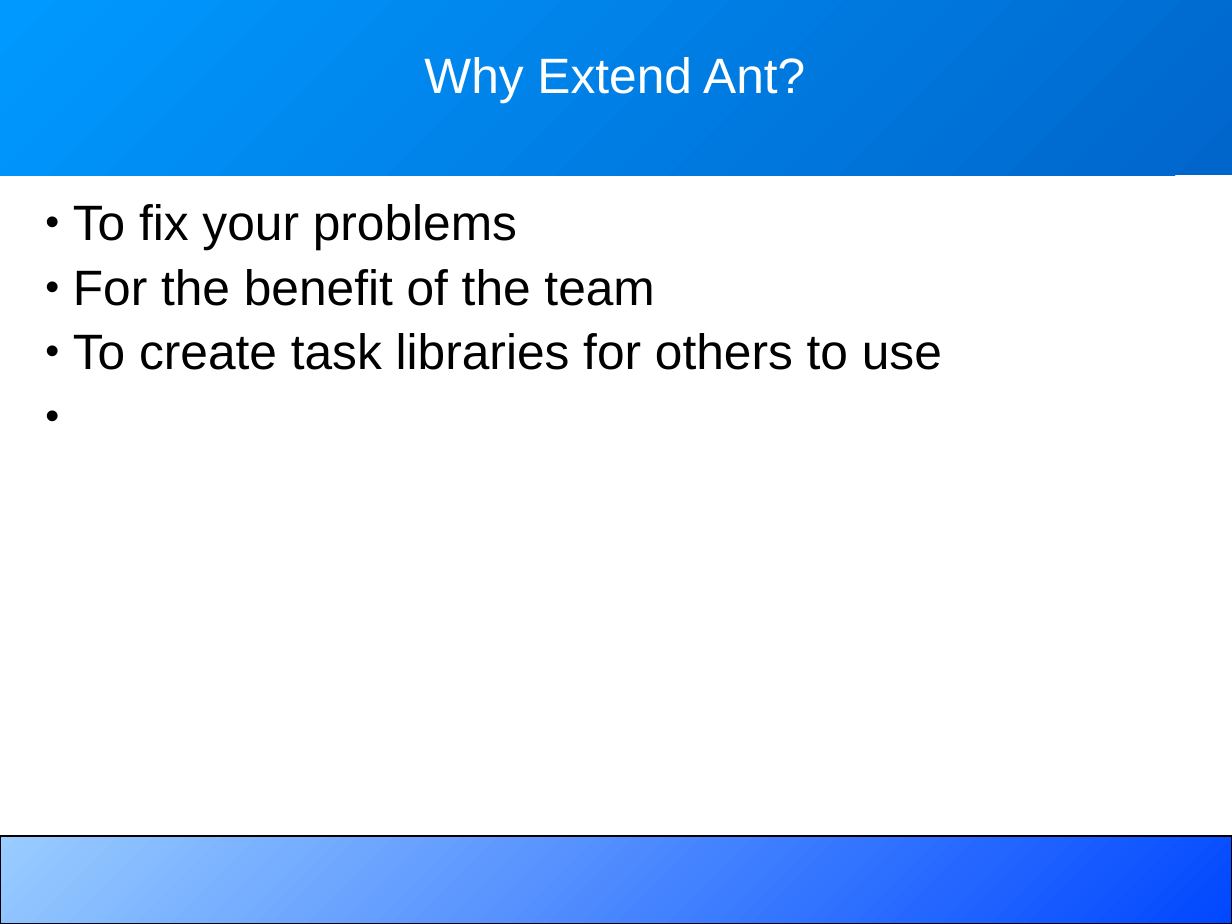
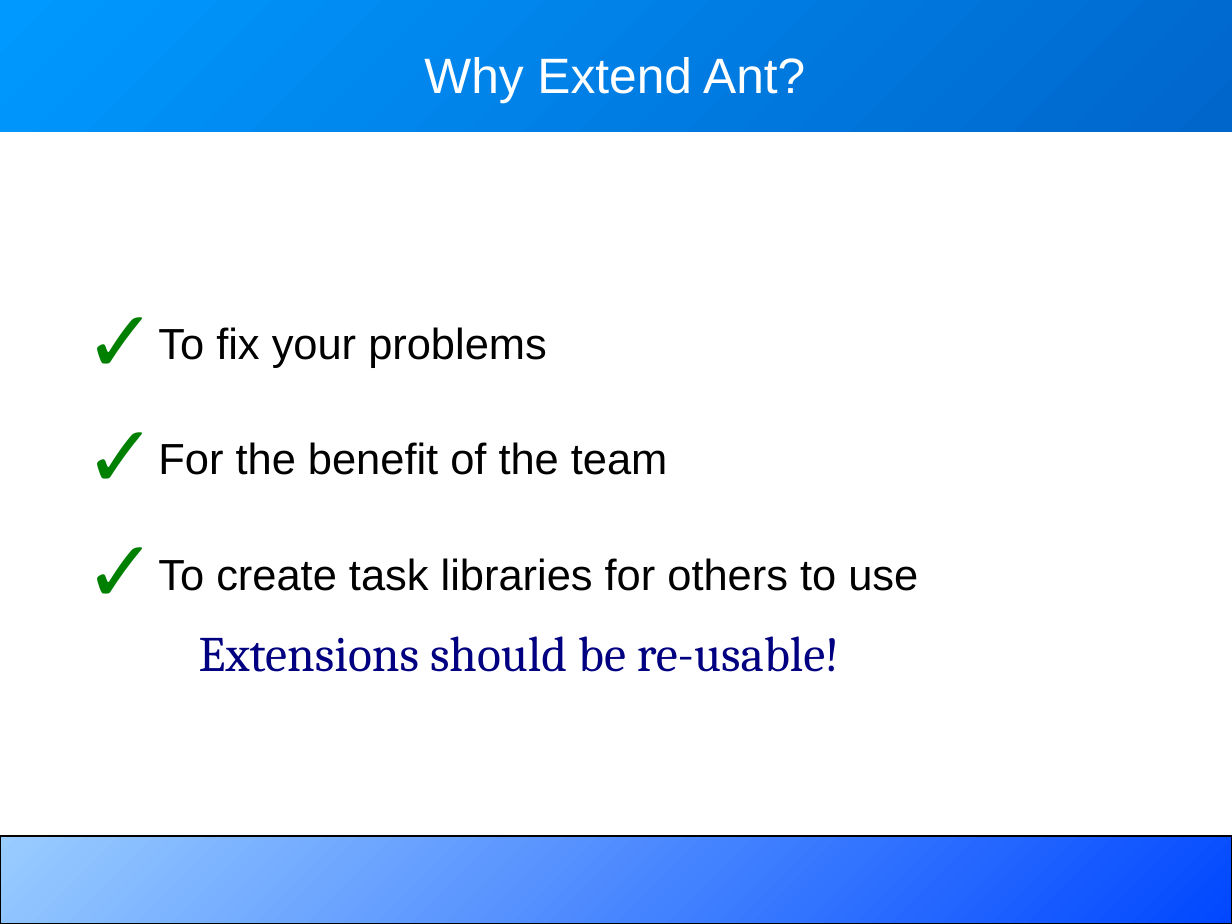
Before and after one commit to BeatrizTercero/repoSvnAnt, a slide deck: slide 4 of core/trunk/docs/slides/extending_ant.odp. Drawn at 1232x924 pixels with LibreOffice and Linux fonts; fonts in the diff are those of the drawing. Boxes give left, top, right and bottom in pixels: in the first picture for what was removed or moved away, otherwise in the second. Text is boxed around its words. In the diff, an @@ line names an element or a change of style, - is before the commit and + after.

```diff
--- a/core/trunk/docs/slides/extending_ant.odp
+++ b/core/trunk/docs/slides/extending_ant.odp
@@ rectangle: place and size @@
-rectangle at [0, 0, 1232, 176]
+rectangle at [0, 0, 1232, 132]
@@ text "To fix your problems": place and size @@
-text "To fix your problems" at [73, 204, 942, 370]
+text "To fix your problems" at [158, 327, 918, 591]
@@ text "To fix your problems" at [158, 327, 918, 591]: size 32 to 28 pt; bullet • to ✓; line spacing 0.9 to 2; bullet colour #000000 to #008000 @@
@@ text added at [199, 636, 840, 672], 32 pt, text #000080 @@
+Extensions should be re-usable!
```
Also in this commit, not shown: 9 other slides changed, 8 slides added, 2 slides removed.
